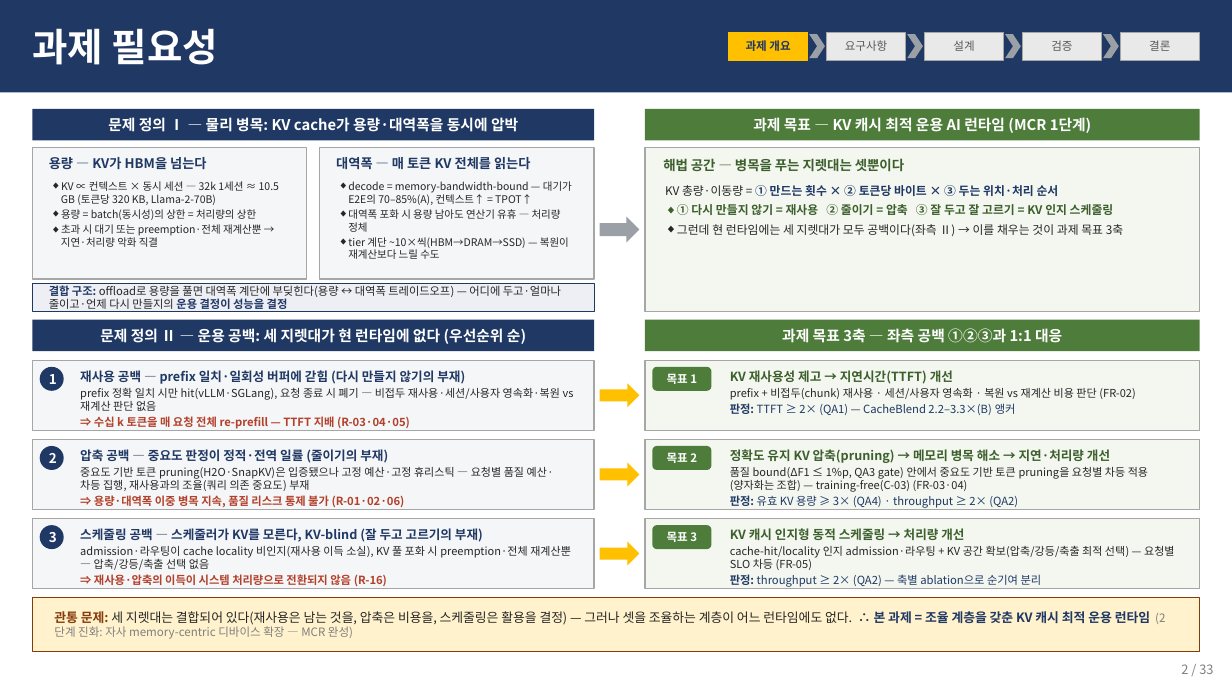
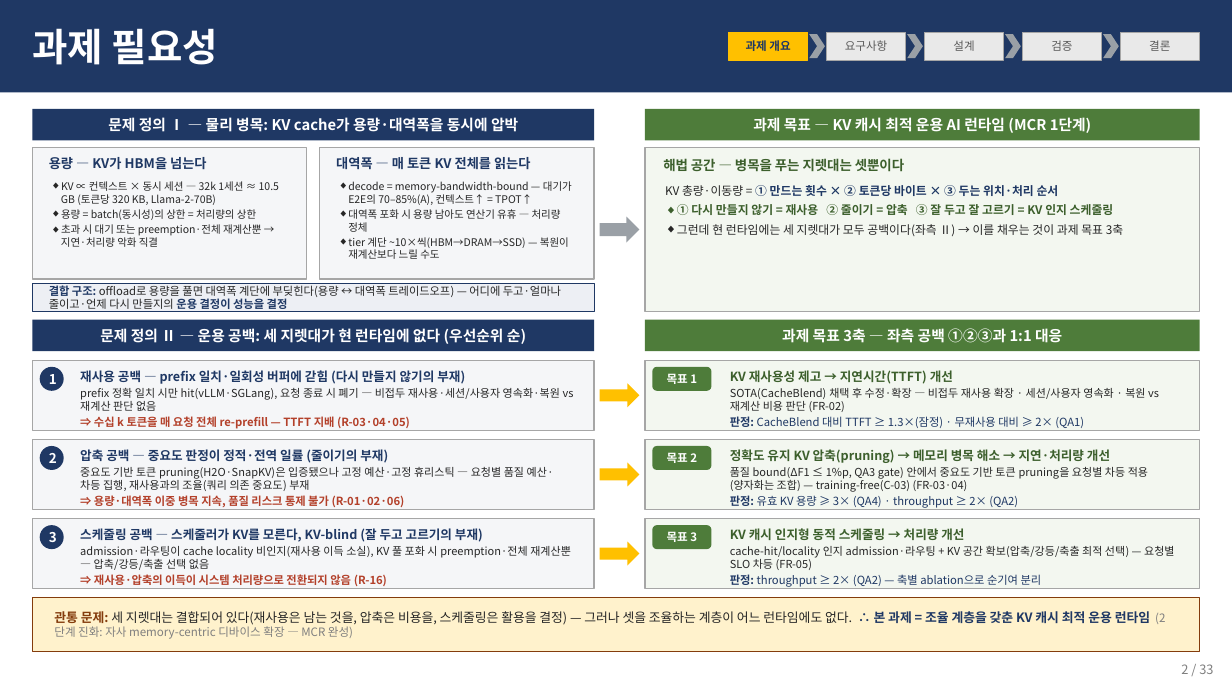
Before and after one commit to mkim0628/architect, a slide deck: slide 1 of docs/mcr_necessity_kv.pptx. Drawn at 1232x693 pixels with LibreOffice and Linux fonts; fonts in the diff are those of the drawing. Boxes give left, top, right and bottom in pixels: in the first picture for what was removed or moved away, otherwise in the second. Text is boxed around its words. In the diff, an @@ line names an element or a change of style, - is before the commit and + after.

```diff
--- a/docs/mcr_necessity_kv.pptx
+++ b/docs/mcr_necessity_kv.pptx
@@ text at [730, 388, 1159, 428]: text changed @@
-prefix + 비접두(chunk) 재사용 · 세션/사용자 영속화 · 복원 vs 재계산 비용 판단 (FR-02)
-판정: TTFT ≥ 2× (QA1) — CacheBlend 2.2–3.3×(B) 앵커
+SOTA(CacheBlend) 채택 후 수정·확장 — 비접두 재사용 확장 · 세션/사용자 영속화 · 복원 vs 재계산 비용 판단 (FR-02)
+판정: CacheBlend 대비 TTFT ≥ 1.3×(잠정) · 무재사용 대비 ≥ 2× (QA1)
```
Also in this commit, not shown: 4 other files.
